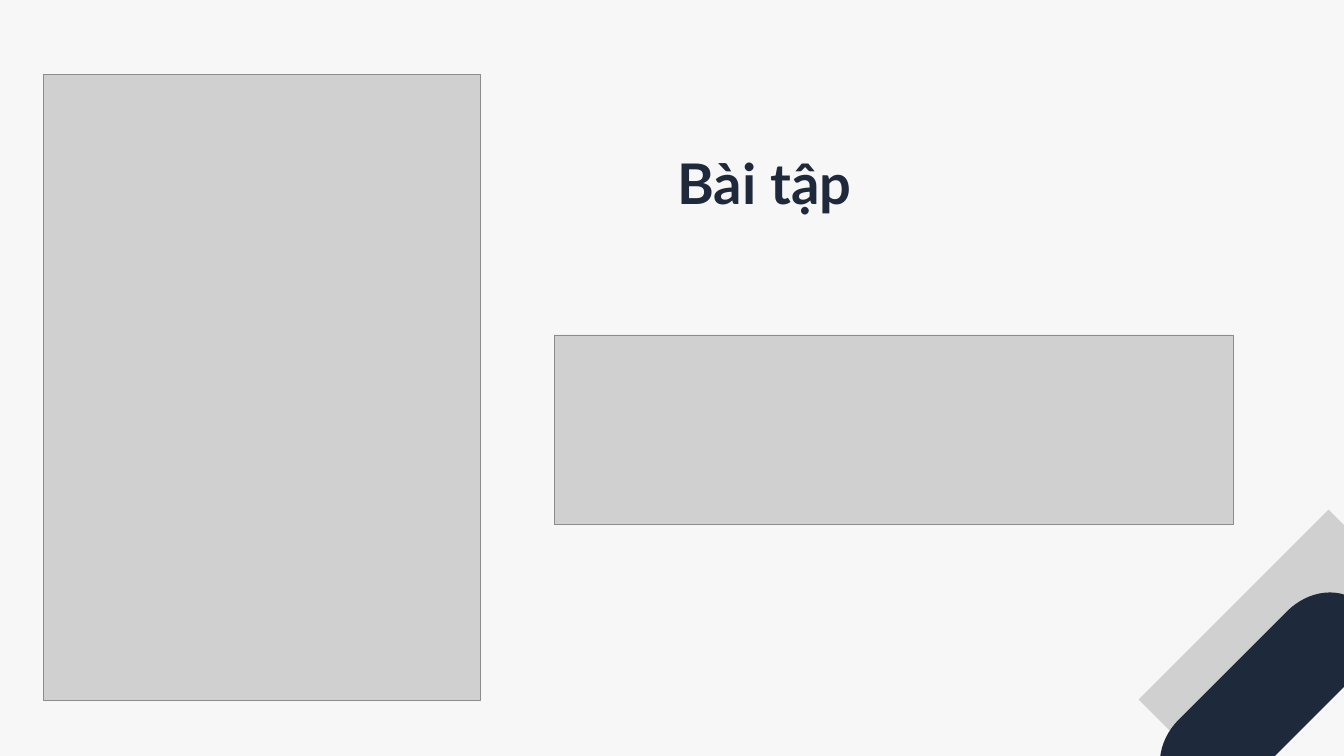
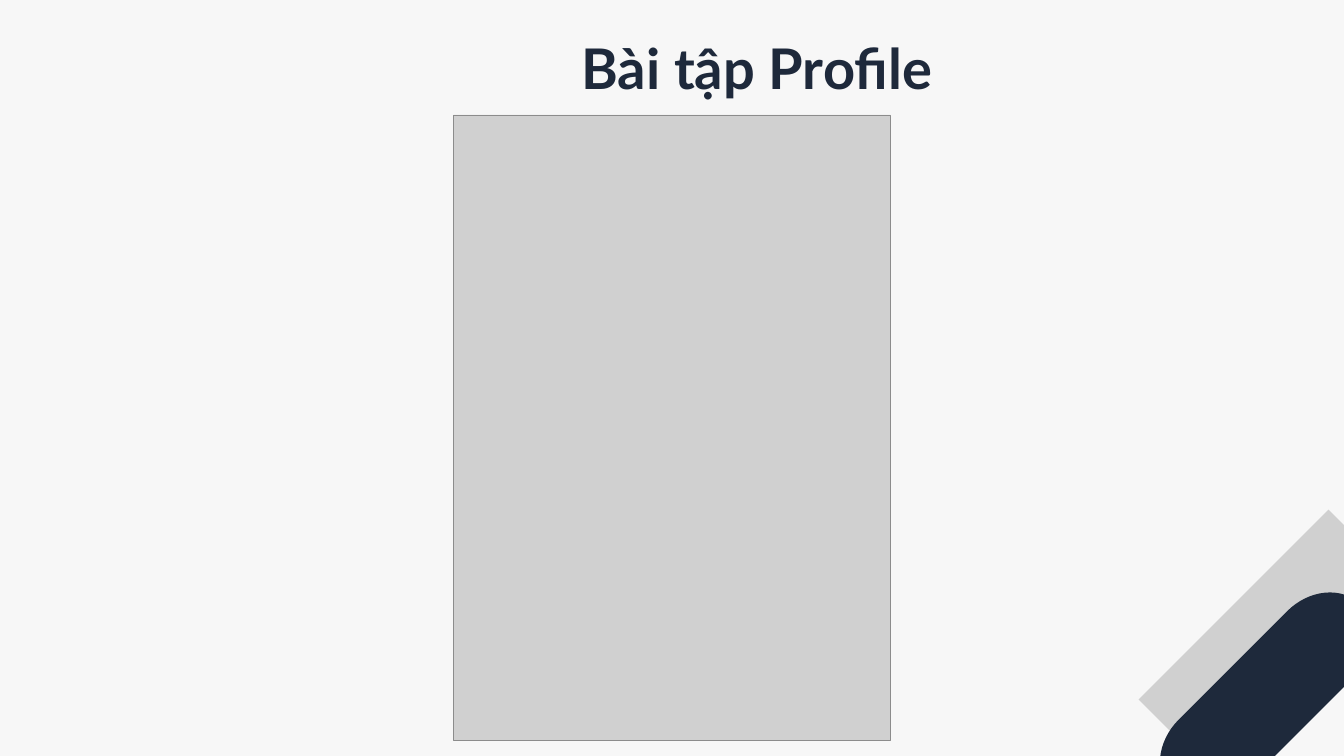
Before and after one commit to trongandev/tai-lieu-day-reactjs-tdsv, a slide deck: slide 19 of giao-an/buoi1/BUỔI 1 TỪ RAZOR VIEW SANG JSX.pptx (slide 15 before the commit). Drawn at 1344x756 pixels with LibreOffice and Linux fonts; fonts in the diff are those of the drawing; grey boxes stand for pictures. Boxes give left, top, right and bottom in pixels: in the first picture for what was removed or moved away, otherwise in the second. Text is boxed around its words. In the diff, an @@ line names an element or a change of style, - is before the commit and + after.

```diff
--- a/giao-an/buoi1/BUỔI 1 TỪ RAZOR VIEW SANG JSX.pptx
+++ b/giao-an/buoi1/BUỔI 1 TỪ RAZOR VIEW SANG JSX.pptx
@@ text at (x1=581, y1=47, x2=932, y2=100): text changed @@
-Bài tập
+Bài tập Profile
@@ picture moved from (x1=44, y1=75, x2=480, y2=700) to (x1=454, y1=115, x2=890, y2=741) @@
@@ picture removed at (x1=554, y1=335, x2=1234, y2=524) @@
```
Also in this commit, not shown: 2 other slides changed, 7 slides added, 2 slides removed, 4 other files.
